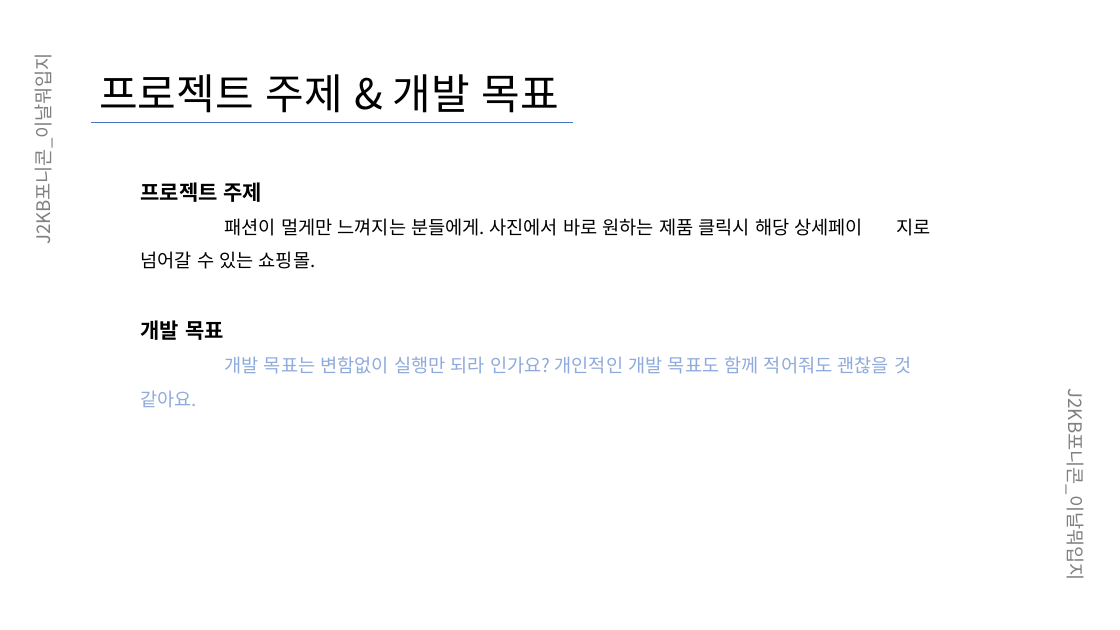
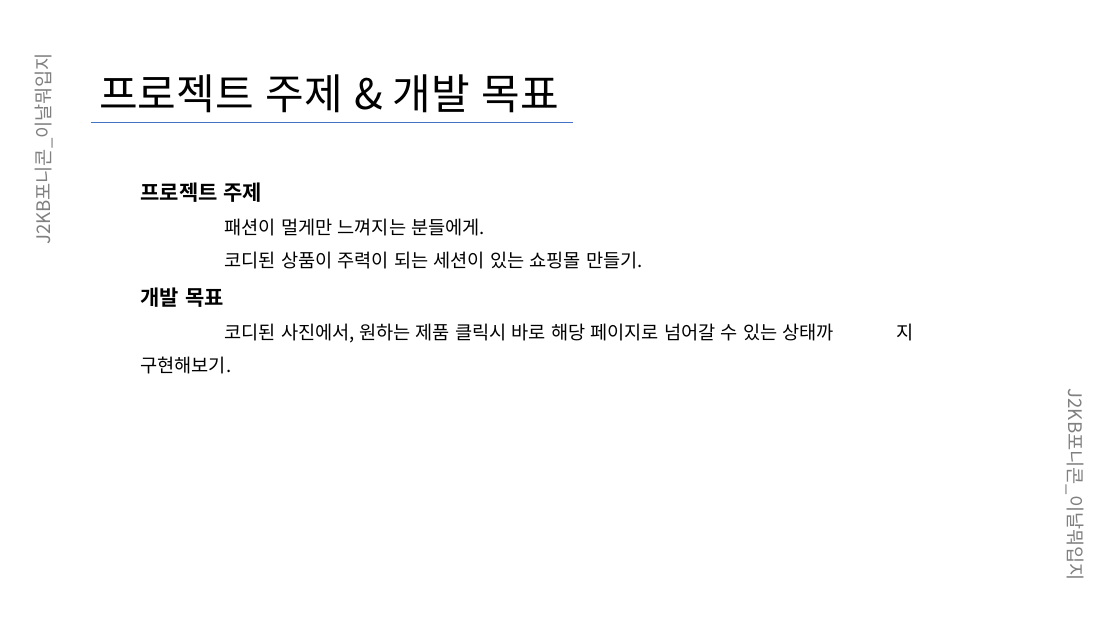
Before and after one commit to JinAru16/Django, a slide deck: slide 3 of 이날뭐입지_중간발표.pptx. Drawn at 1120x630 pixels with LibreOffice and Linux fonts; fonts in the diff are those of the drawing. Boxes give left, top, right and bottom in pixels: in the first picture for what was removed or moved away, otherwise in the second. Text is boxed around its words. In the diff, an @@ line names an element or a change of style, - is before the commit and + after.

Commit message:
Update 이날뭐입지_중간발표.pptx
주선님,
-팀설명에서 파란색 부분
-현재까지 구형된 사항에서 파란색 부분 이미지 삽입 부탁드려요. 상세페이지 구현 어려울 것 같으면 빼세요.
-담당한 업무 적어주시면 됩니다.

```diff
--- a/이날뭐입지_중간발표.pptx
+++ b/이날뭐입지_중간발표.pptx
@@ text at (x1=225, y1=218, x2=643, y2=269): text changed @@
-패션이 멀게만 느껴지는 분들에게. 사진에서 바로 원하는 제품 클릭시 해당 상세페이 지로 넘어갈 수 있는 쇼핑몰.
+패션이 멀게만 느껴지는 분들에게.
+코디된 상품이 주력이 되는 세션이 있는 쇼핑몰 만들기.
@@ text at (x1=141, y1=323, x2=914, y2=374): text changed; text colour #8FAADC to #000000 @@
-개발 목표는 변함없이 실행만 되라 인가요? 개인적인 개발 목표도 함께 적어줘도 괜찮을 것 같아요.
+코디된 사진에서, 원하는 제품 클릭시 바로 해당 페이지로 넘어갈 수 있는 상태까 지 구현해보기.
```
Also in this commit, not shown: 5 other slides changed.
